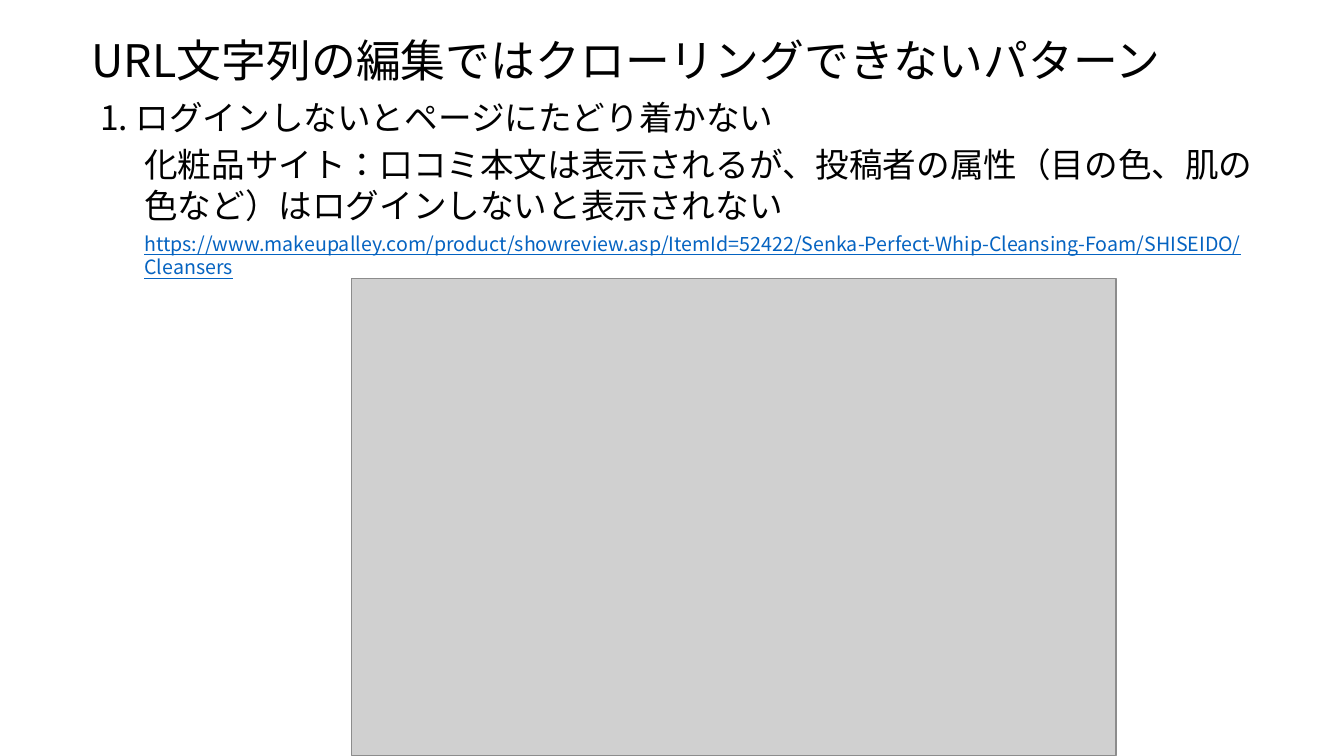
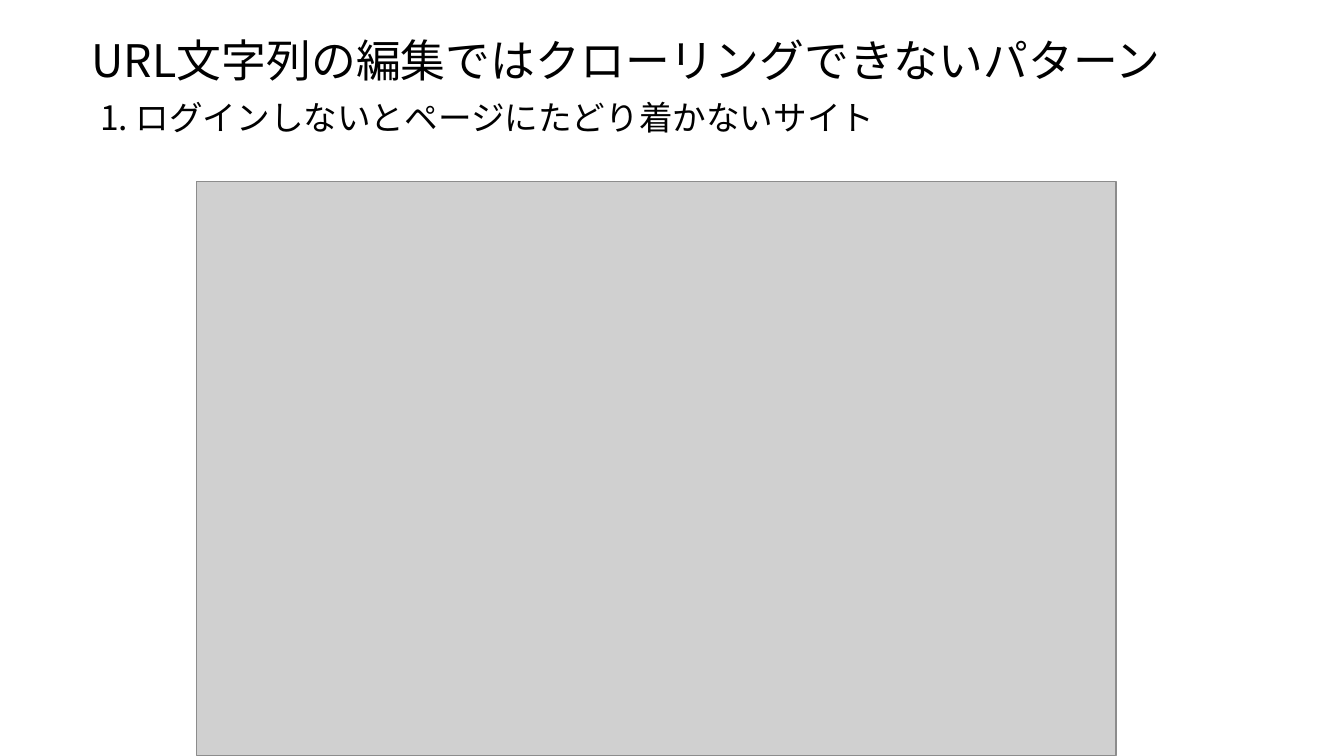
Before and after one commit to ueharaLab/bigdata7_selenium, a slide deck: slide 4 of bigdata6_selenium.pptx. Drawn at 1344x756 pixels with LibreOffice and Linux fonts; fonts in the diff are those of the drawing; grey boxes stand for pictures. Boxes give left, top, right and bottom in pixels: in the first picture for what was removed or moved away, otherwise in the second. Text is boxed around its words. In the diff, an @@ line names an element or a change of style, - is before the commit and + after.

```diff
--- a/bigdata6_selenium.pptx
+++ b/bigdata6_selenium.pptx
@@ text at (100,101,875,133): text changed @@
-1. ログインしないとページにたどり着かない
+1. ログインしないとページにたどり着かないサイト
@@ text removed at (144,148,1252,221) @@
-化粧品サイト：口コミ本文は表示されるが、投稿者の属性（目の色、肌の色など）はログインしないと表示されない
@@ picture: place and size @@
-picture at (352,278,1116,756)
+picture at (197,181,1116,756)
@@ text removed at (144,235,1240,279) @@
-https://www.makeupalley.com/product/showreview.asp/ItemId=52422/Senka-Perfect-Whip-Cleansing-Foam/SHISEIDO/Cleansers
```
Also in this commit, not shown: 9 other slides changed, 1 slide added, 5 slides removed, 25 other files.
